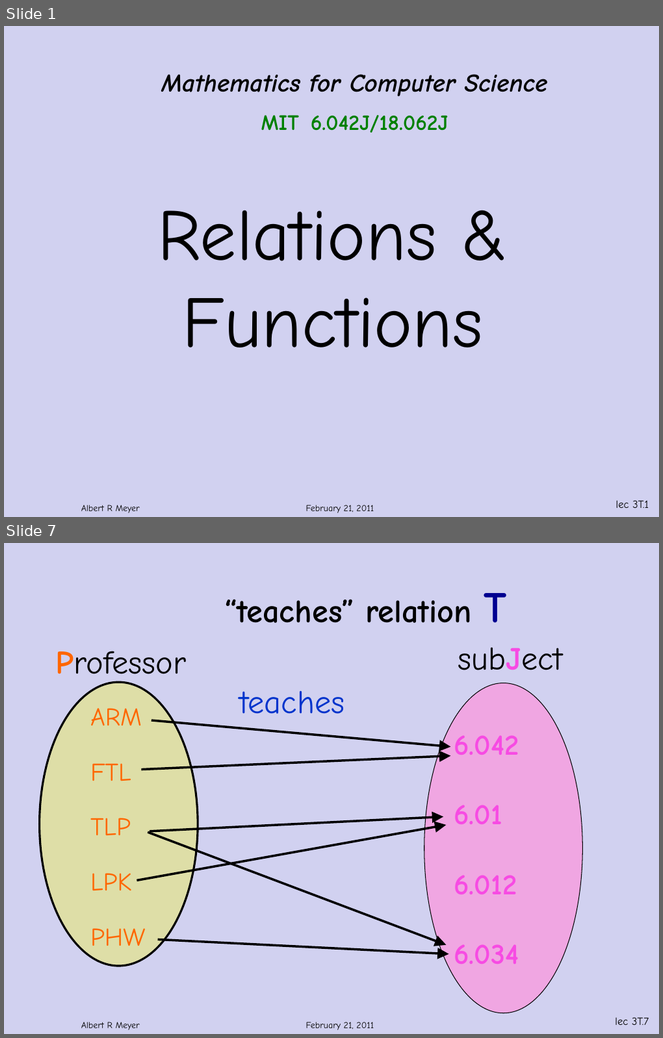
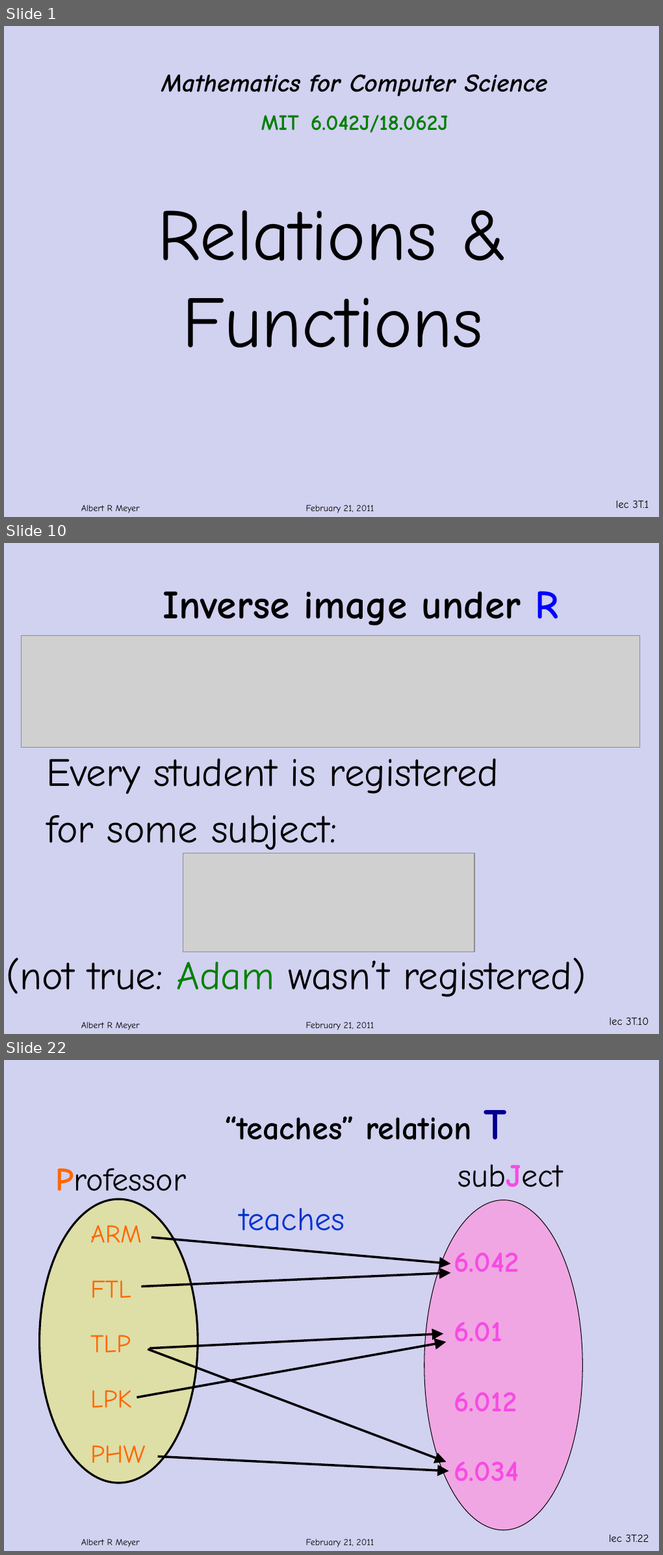
Before and after one commit to armeyer/mcs_web, a slide deck: spring12/slidesS12/relations.pptx. Shown one above the other, each under a label of ours: slides 1 and 7 before the commit, slides 1, 10 and 22 after it; the slides between them are not shown. The pictures are 663x1038 and 663x1555 pixels, drawn with LibreOffice and Linux fonts; fonts in the diff are those of the drawing; grey boxes stand for pictures; background and template pictures are left out. Boxes give left, top, right and bottom in pixels: in the first picture for what was removed or moved away, otherwise in the second. Text is boxed around its words. In the diff, an @@ line names an element or a change of style, - is before the commit and + after.

```diff
--- a/spring12/slidesS12/relations.pptx
+++ b/spring12/slidesS12/relations.pptx
@@ slide 10 added at (x1=4, y1=543, x2=659, y2=1034), background #D1D1F0; not listed: 3 template elements that a slide beside it also shows @@
@@ title added at (x1=163, y1=591, x2=559, y2=626), 44 pt, text #000000, bold @@
+Inverse image under R
@@ picture added at (x1=21, y1=635, x2=640, y2=747) @@
@@ text added at (x1=46, y1=758, x2=499, y2=856), 44 pt, text #000000 @@
+Every student is registered
+for some subject:
@@ picture added at (x1=183, y1=853, x2=475, y2=952) @@
@@ text added at (x1=6, y1=958, x2=586, y2=997), 44 pt, text #000000 @@
+(not true: Adam wasn’t registered)
@@ what was slide 7 is now slide 22 @@
@@ page number at (x1=609, y1=1534, x2=649, y2=1542): text changed @@
-lec 3T.7
+lec 3T.22
```
Also in this commit, not shown: 4 slides changed, 15 other slides added, 3 slides removed.
